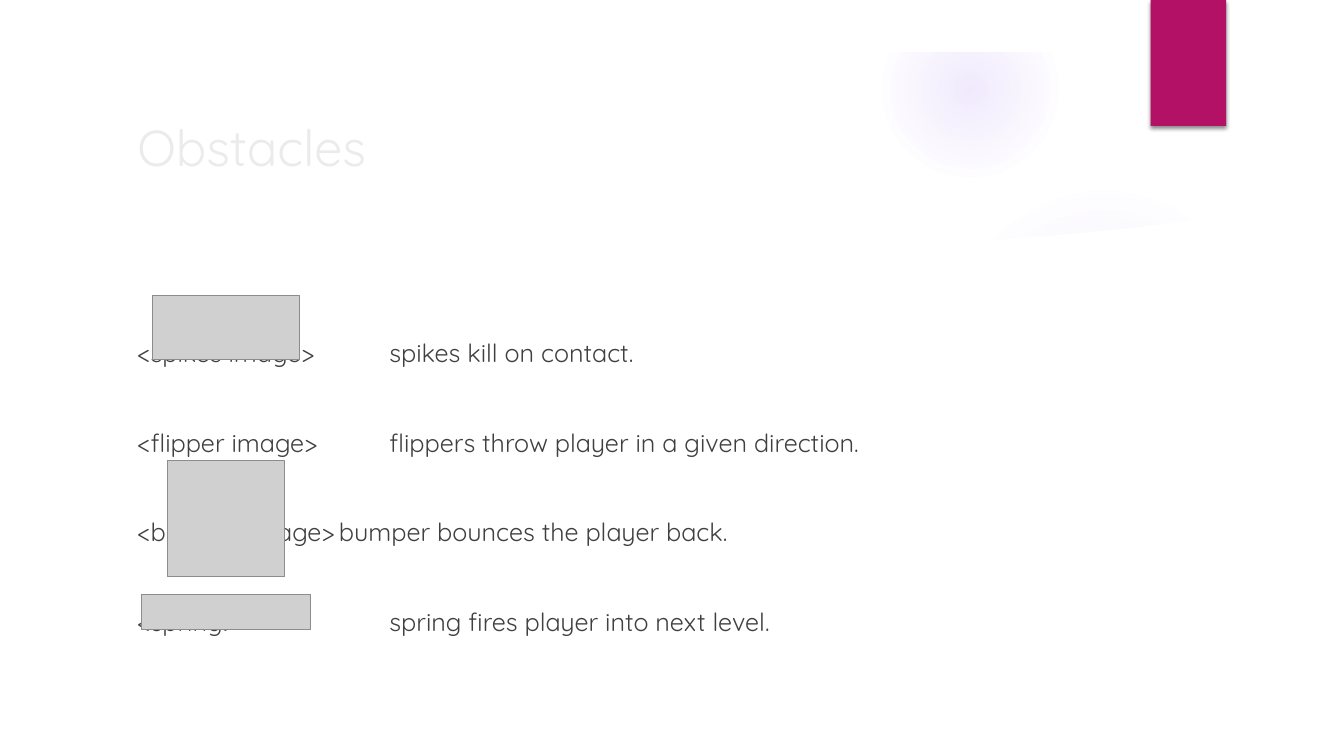
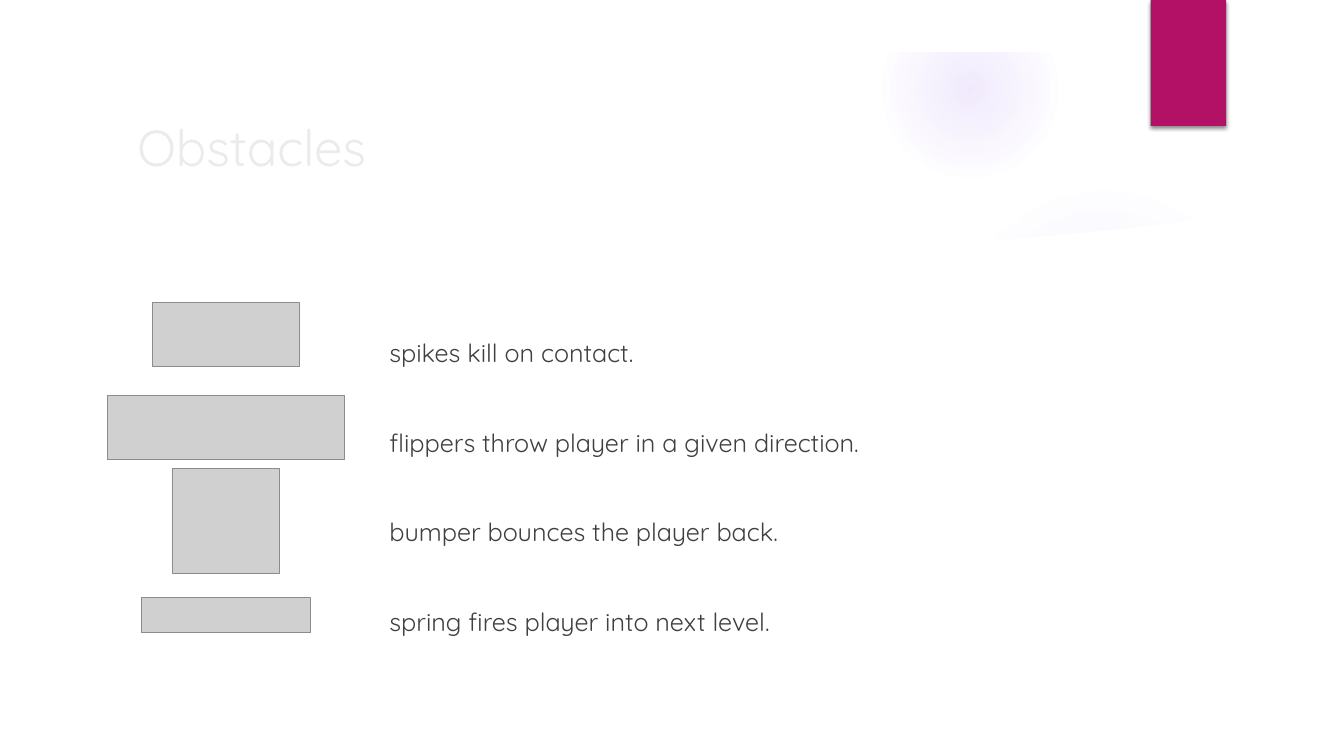
Before and after one commit to dawidK5/NinjaBall, a slide deck: slide 5 of pitchNinja Ball.pptx. Drawn at 1344x756 pixels with LibreOffice and Linux fonts; fonts in the diff are those of the drawing; grey boxes stand for pictures; background and template pictures are left out. Boxes give left, top, right and bottom in pixels: in the first picture for what was removed or moved away, otherwise in the second. Text is boxed around its words. In the diff, an @@ line names an element or a change of style, - is before the commit and + after.

Commit message:
grey pinball+flipper

```diff
--- a/pitchNinja Ball.pptx
+++ b/pitchNinja Ball.pptx
@@ picture: place and size @@
-picture at <box>152,295,299,360</box>
+picture at <box>152,302,299,367</box>
@@ text at <box>389,343,859,636</box>: text changed @@
-<spikes image> spikes kill on contact.
-<flipper image> flippers throw player in a given direction.
-<bumper image> bumper bounces the player back.
-<spring> spring fires player into next level.
+spikes kill on contact.
+flippers throw player in a given direction.
+bumper bounces the player back.
+spring fires player into next level.
@@ picture added at <box>108,395,345,460</box> @@
@@ picture: place and size @@
-picture at <box>167,461,285,577</box>
+picture at <box>172,469,278,574</box>
```
Also in this commit, not shown: 1 other file.
